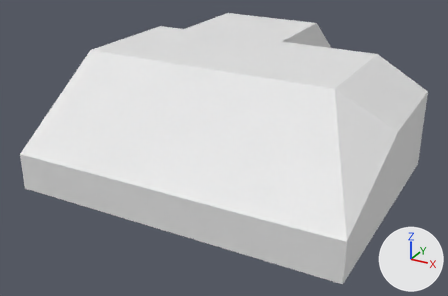
Renders of the Blender file Game 2/Assets/Blender Imports/Loft.blend from each side of a commit.
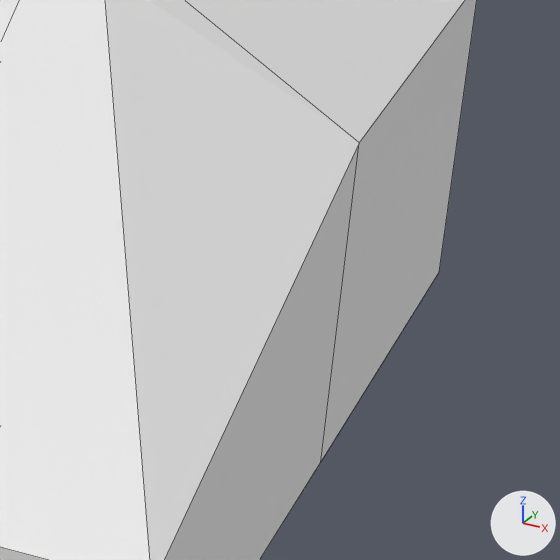
Old and new are each drawn whole from a 50 mm camera at (11.5, -22.67, 11.48) aimed at (-2.58, 2.93, -1.32) and again close up on the part from 69% to 100% of the width and 33% to 80% of the height. Lighting does not change. The marker at lower right points along +X, +Y and +Z. The first two pictures are the older version. The close-ups show mesh edges as thin lines.

Names of what the first close-up shows: 'Ceiling', 'Walls'.
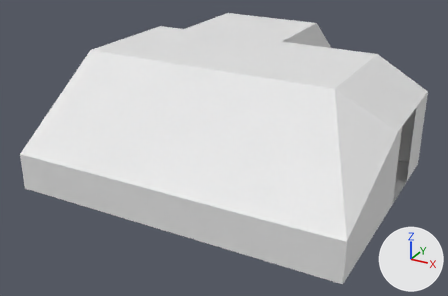
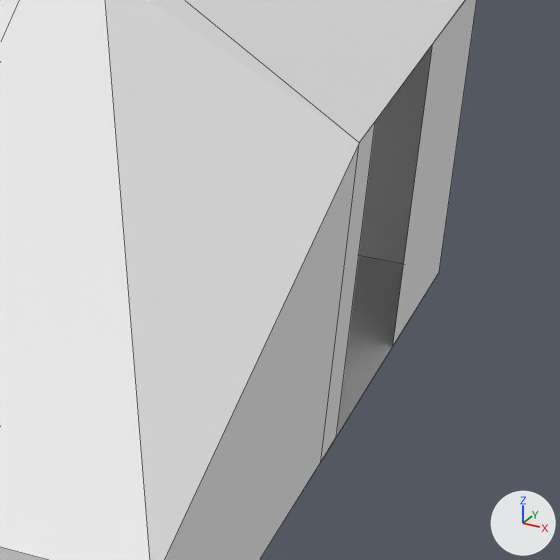
Diff of the bpy script that builds the scene:
```diff
--- a/Game 2/Assets/Blender Imports/Loft.blend.py
+++ b/Game 2/Assets/Blender Imports/Loft.blend.py
@@ me_cube_003 @@
 # used by ob_walls; location = (0.0, 0.0, 0.0)
 # verts and faces of me_cube_003; kept vertices keep their numbers, new ones are numbered from 72
 # before: 4 (6.5, 6.3, -1.6) at pixel (439, 271), 10 (6.5, 0.9, -1.6) at pixel (320, 462), 14 (6.5, 6.3, 2.2), 16 (6.5, 0.9, 2.1) at pixel (359, 142)
-me_cube_003.from_pydata(...)  # 72 vertices, 47 faces; spans x -8.6..6.5, y -5.0..14.9, z -1.6..3.7
+me_cube_003.from_pydata(...)  # 76 vertices, 48 faces; spans x -8.6..6.5, y -5.0..14.9, z -1.6..3.7
+# me_cube_003 part 1
+delete_faces([(4, 10, 16, 14)])
+verts[72] = (6.5, 1.6, -1.6)  # pixel (336, 436)
+verts[73] = (6.5, 1.6, 2.1)  # pixel (375, 121)
+verts[74] = (6.5, 4.0, -1.6)  # pixel (392, 346)
+verts[75] = (6.5, 4.0, 2.1)  # pixel (432, 43)
+faces += [(10, 16, 73, 72), (4, 74, 75, 14)]
```

Boxes (x1, y1, x2, y2) around the edits, measured in the close-ups (560 x 560 px):
part 1 of me_cube_003, cut back
    both: (321, 0, 477, 461)
'Floor', unchanged, uncovered by the edit
    after: (336, 256, 403, 437)
